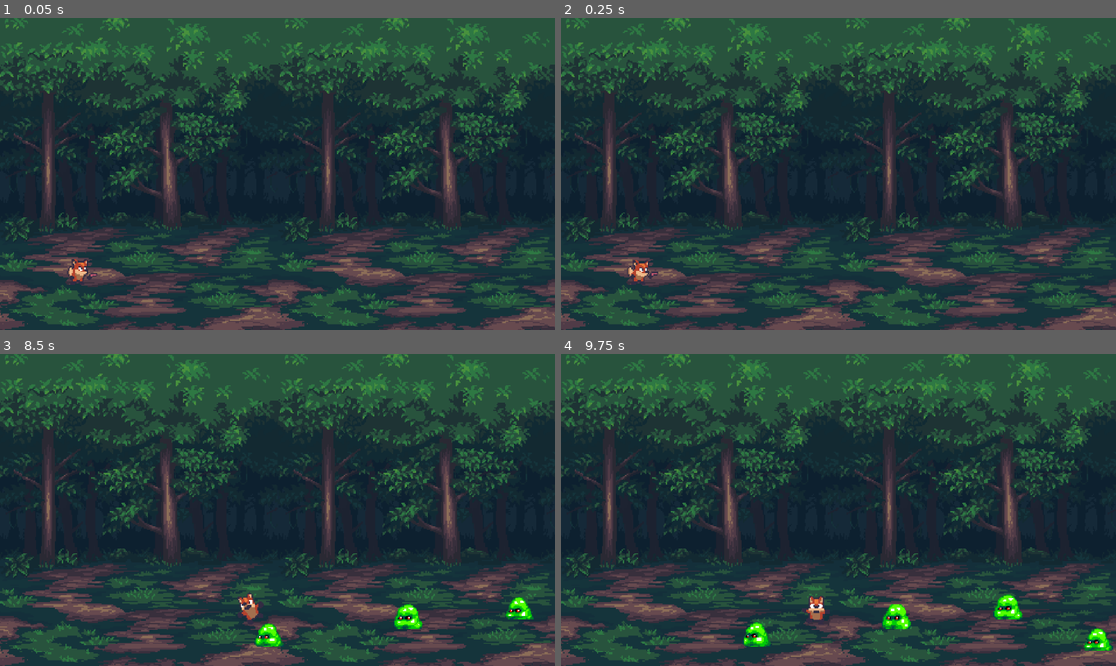
Above: before the commit, frames 1-4 (two rows, left to right).
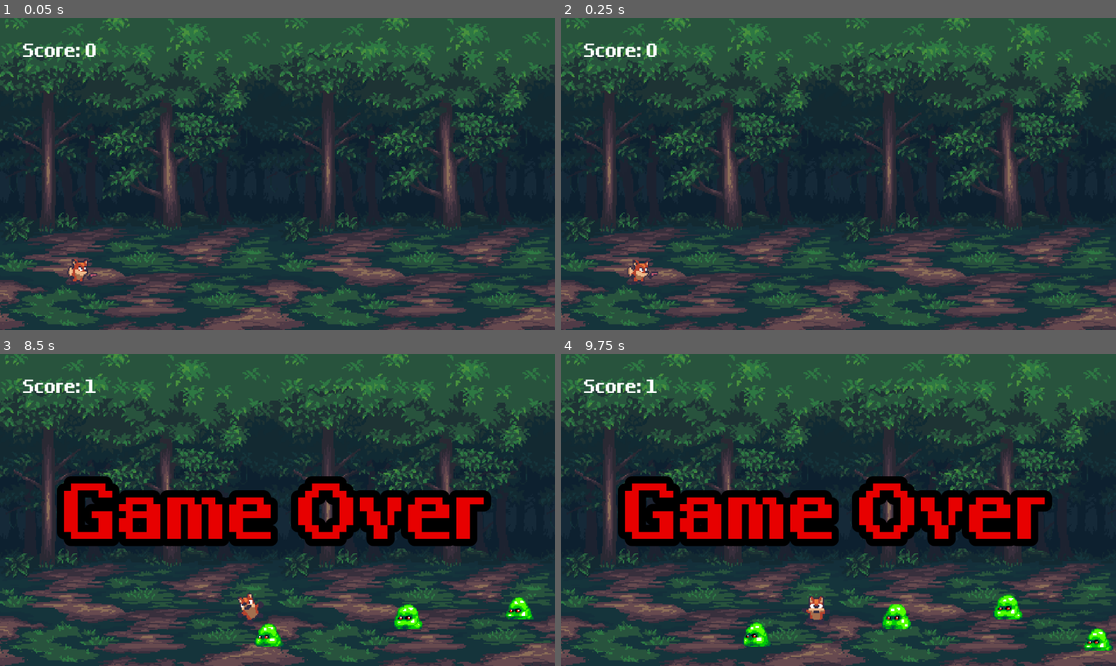
Above: after the commit, the same moments.

Repository: Moon-frost/2dGame-demo
Game: Godot game, scene res://Scense/Game.tscn
Two runs of this game, one before a commit and one after it. Both use one fixed random seed, a clock stepped at 60 frames per second and the inputs below.
Inputs:
- Up to frame 1 (0.05 s): no input
- Up to frame 2 (0.25 s): no input
- Up to frame 3 (8.5 s): tap Enter at 0.5 s; hold D (right) 0.53-1.28 s; hold S (down) 1.28-2.03 s; hold D (right) 2.03-2.78 s; hold W (up) 2.78-3.53 s; hold A (left) 3.53-5.03 s; hold S (down) 5.03-5.78 s; hold D (right) 5.78-6.53 s; hold W (up) 6.53-7.28 s; hold D (right) 7.28-8.03 s; hold S (down) from 8.03 s (still down)
- Up to frame 4 (9.75 s): release S (down) at 8.78 s; hold A (left) 8.78-9.53 s; hold W (up) from 9.53 s (still down)

The runs differ from the first frame. In frame 1, 0.3% of the frame differs, in the area x 4-18%, y 8-13%; in frame 2, 0.3%; in frame 3, 14%, in the area x 4-89%, y 8-62%; in frame 4, 14%.

Commit message:
添加游戏结束，积分相关功能

Diff:
--- a/Scense/Game.tscn
+++ b/Scense/Game.tscn
@@ -1,17 +1,20 @@
-[gd_scene load_steps=6 format=3 uid="uid://c235j2jrh82i0"]
+[gd_scene load_steps=7 format=3 uid="uid://c235j2jrh82i0"]
 
 [ext_resource type="Texture2D" uid="uid://b0qtfgvyobs0d" path="res://AssetBundle/Sprites/ForestBackground.png" id="1_d3oe0"]
 [ext_resource type="Script" uid="uid://dcixenjrehu15" path="res://Script/gameManager.gd" id="1_v3i8p"]
 [ext_resource type="PackedScene" uid="uid://iixpjw25d7xg" path="res://Scense/Player.tscn" id="2_m6270"]
 [ext_resource type="PackedScene" uid="uid://d1eqikonhbbis" path="res://Scense/Slimer.tscn" id="3_peryb"]
+[ext_resource type="FontFile" uid="uid://cdijg32uanytd" path="res://AssetBundle/Uranus_Pixel_11Px.ttf" id="5_0kuhp"]
 
 [sub_resource type="WorldBoundaryShape2D" id="WorldBoundaryShape2D_m6270"]
 
-[node name="Node2D" type="Node2D" node_paths=PackedStringArray("spawn_timer")]
+[node name="Node2D" type="Node2D" node_paths=PackedStringArray("spawn_timer", "score_label", "game_over_label")]
 y_sort_enabled = true
 script = ExtResource("1_v3i8p")
 slimer_sence = ExtResource("3_peryb")
 spawn_timer = NodePath("Timer")
+score_label = NodePath("CanvasLayer/Label")
+game_over_label = NodePath("CanvasLayer/gameOverLabel")
 
 [node name="Background1" type="Sprite2D" parent="."]
 position = Vector2(-120, 0)
@@ -67,4 +70,34 @@
 wait_time = 3.0
 autostart = true
 
+[node name="CanvasLayer" type="CanvasLayer" parent="."]
+
+[node name="Label" type="Label" parent="CanvasLayer"]
+offset_left = 48.0
+offset_top = 42.0
+offset_right = 109.0
+offset_bottom = 65.0
+theme_override_fonts/font = ExtResource("5_0kuhp")
+theme_override_font_sizes/font_size = 48
+
+[node name="gameOverLabel" type="Label" parent="CanvasLayer"]
+visible = false
+anchors_preset = 8
+anchor_left = 0.5
+anchor_top = 0.5
+anchor_right = 0.5
+anchor_bottom = 0.5
+offset_left = -443.0
+offset_top = -100.0
+offset_right = 443.0
+offset_bottom = 100.0
+grow_horizontal = 2
+grow_vertical = 2
+theme_override_colors/font_color = Color(0.905882, 0, 0, 1)
+theme_override_colors/font_outline_color = Color(0, 0, 0, 1)
+theme_override_constants/outline_size = 60
+theme_override_fonts/font = ExtResource("5_0kuhp")
+theme_override_font_sizes/font_size = 200
+text = "Game Over"
+
 [connection signal="timeout" from="Timer" to="." method="_spawn_slime"]
--- a/Script/enemy.gd
+++ b/Script/enemy.gd
@@ -23,5 +23,6 @@
 		animation.play("dead")
 		is_bead = true
 		area.queue_free()
+		get_tree().current_scene.score += 1
 		await get_tree().create_timer(0.6).timeout
 		queue_free()
--- a/Script/gameManager.gd
+++ b/Script/gameManager.gd
@@ -2,13 +2,22 @@
 
 @export var slimer_sence : PackedScene
 @export var spawn_timer : Timer
+@export var score_label : Label
+@export var game_over_label : Label
+
+var score : int = 0
 
 # Called every frame. 'delta' is the elapsed time since the previous frame.
 func _process(delta: float) -> void:
 	spawn_timer.wait_time -= 0.2 * delta
 	spawn_timer.wait_time = clamp(spawn_timer.wait_time, 0.5, 3)
 
+	score_label.text = "Score: " + str(score)
+
 func _spawn_slime() -> void:
 	var slimer_node = slimer_sence.instantiate()
 	slimer_node.position = Vector2(266, randf_range(56, 108))
 	get_tree().current_scene.add_child(slimer_node)
+
+func show_game_over():
+	game_over_label.visible = true
--- a/Script/player.gd
+++ b/Script/player.gd
@@ -16,10 +16,12 @@
 			animator.play("run")
 
 func game_over():
-	is_game_over = true
-	animator.play("game_over")
-	await get_tree().create_timer(3).timeout
-	get_tree().reload_current_scene()
+	if not is_game_over:
+		is_game_over = true
+		animator.play("game_over")
+		get_tree().current_scene.show_game_over()
+		await get_tree().create_timer(3).timeout
+		get_tree().reload_current_scene()
 
 
 func _on_fire() -> void:
